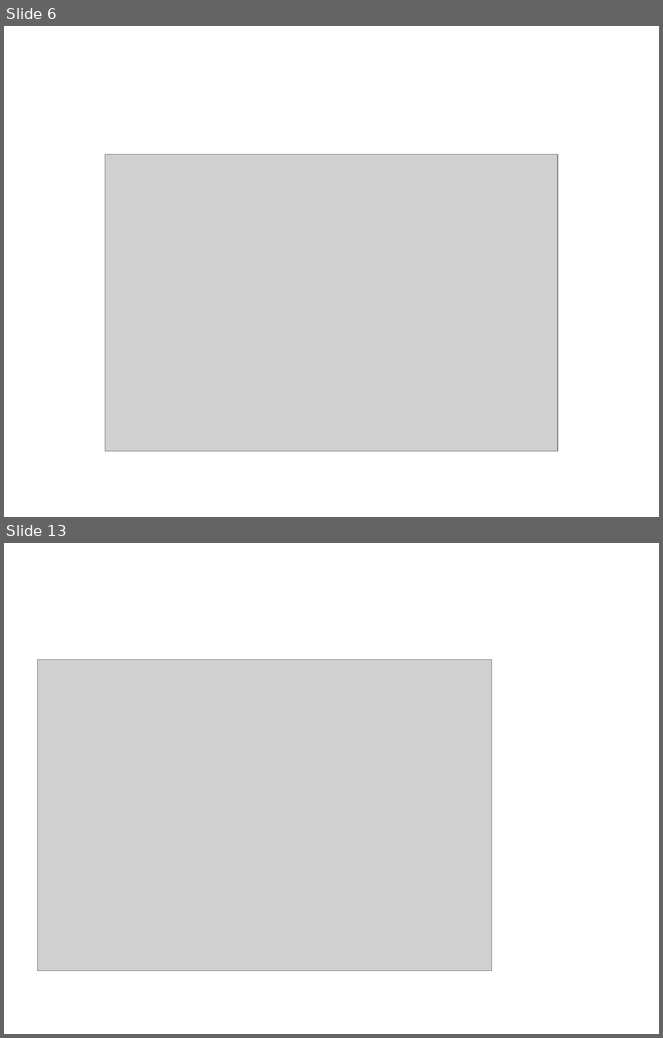
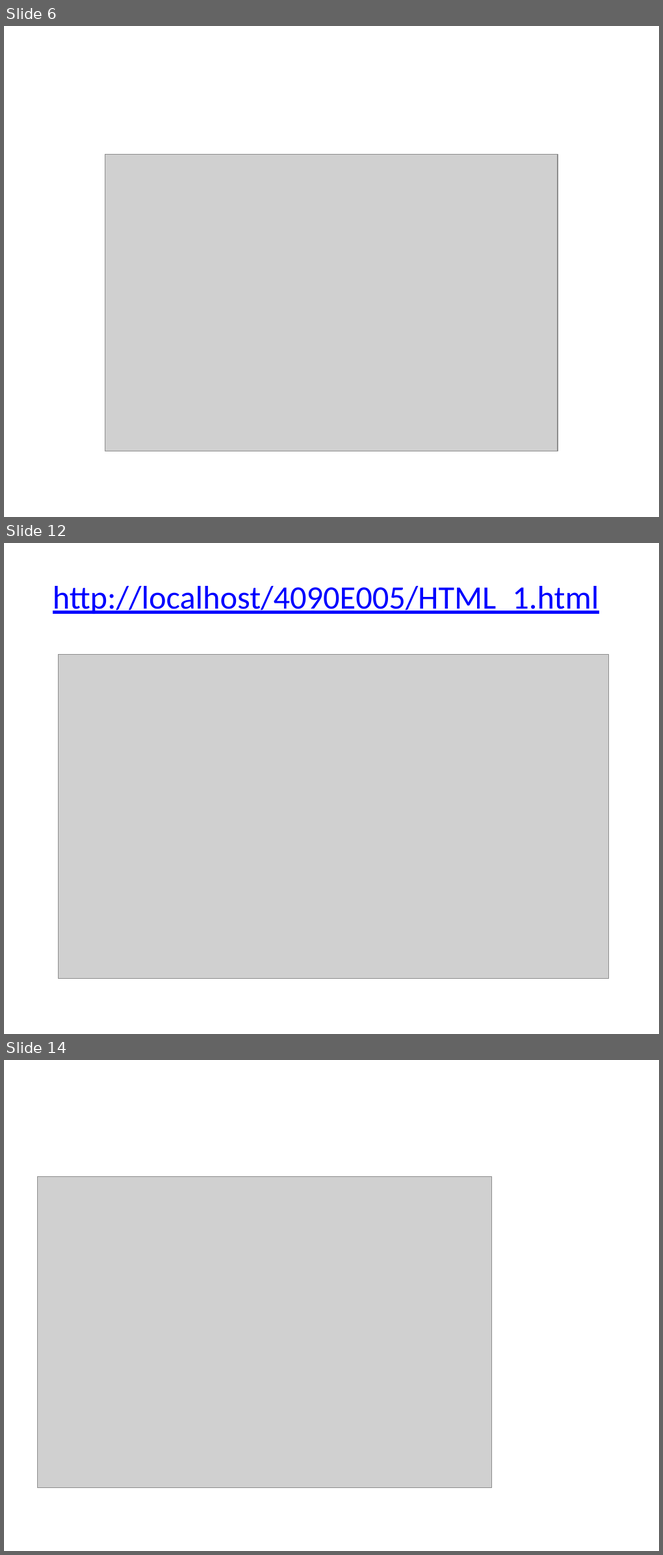
Before and after one commit to jaywu103201/2021-long, a slide deck: 網站開發與安全/HOMEWORK/20210224.pptx. Shown one above the other, each under a label of ours: slides 6 and 13 before the commit, slides 6, 12 and 14 after it; the slides between them are not shown. The pictures are 663x1038 and 663x1555 pixels, drawn with LibreOffice and Linux fonts; fonts in the diff are those of the drawing; grey boxes stand for pictures. Boxes give left, top, right and bottom in pixels: in the first picture for what was removed or moved away, otherwise in the second. Text is boxed around its words. In the diff, an @@ line names an element or a change of style, - is before the commit and + after.

```diff
--- a/網站開發與安全/HOMEWORK/20210224.pptx
+++ b/網站開發與安全/HOMEWORK/20210224.pptx
@@ slide 12 added at [4, 543, 659, 1034], background #FFFFFF @@
@@ title added at [53, 586, 599, 614], 36 pt, text #0000FF, underline @@
+http://localhost/4090E005/HTML_1.html
@@ picture added at [59, 654, 608, 979] @@
@@ what was slide 13 is now slide 14 @@
```
Also in this commit, not shown: 2 slides changed, 15 other slides added, 6 slides removed.
